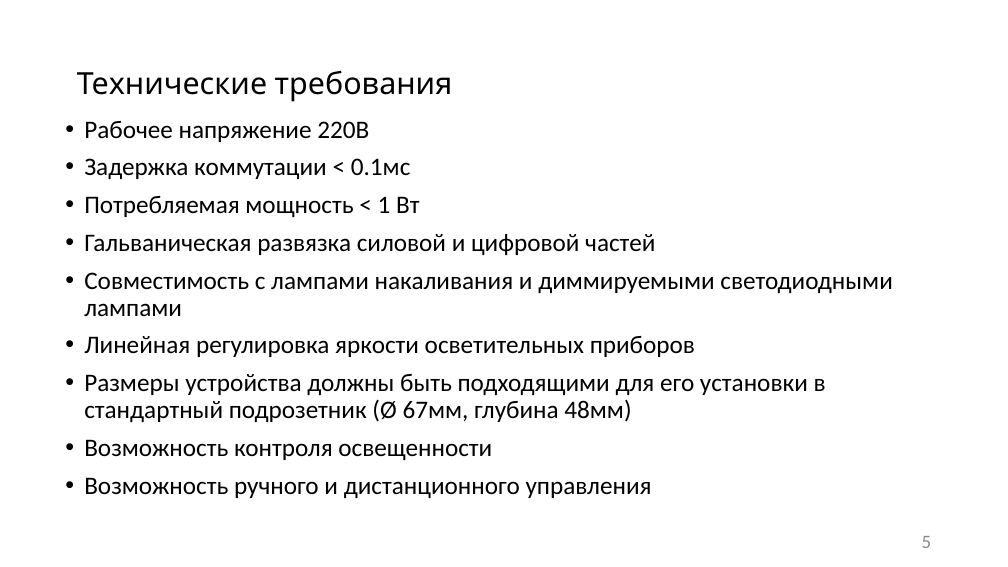
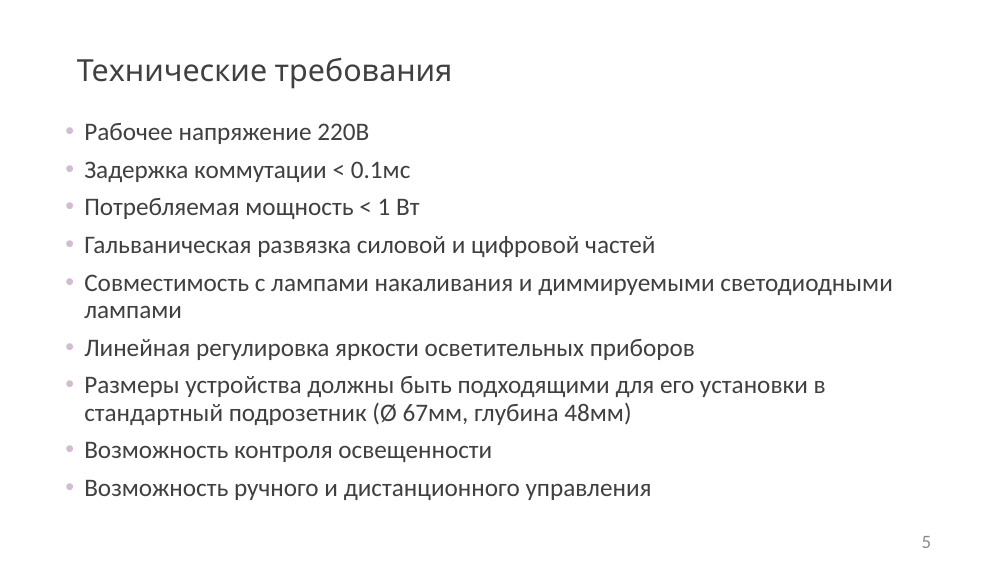
Before and after one commit to kaf3/dimmer, a slide deck: slide 5 of Презентация1.pptx. Drawn at 1008x567 pixels with LibreOffice and Linux fonts; fonts in the diff are those of the drawing. Boxes give left, top, right and bottom in pixels: in the first picture for what was removed or moved away, otherwise in the second. Text is boxed around its words. In the diff, an @@ line names an element or a change of style, - is before the commit and + after.

```diff
--- a/Презентация1.pptx
+++ b/Презентация1.pptx
@@ title "Технические требования" at (x1=77, y1=57, x2=453, y2=89): text colour #000000 to #404040 @@
@@ text "Рабочее напряжение 220В" at (x1=84, y1=123, x2=892, y2=500): text colour #000000 to #404040 @@
```
Also in this commit, not shown: 3 other slides changed, 1 other file.
